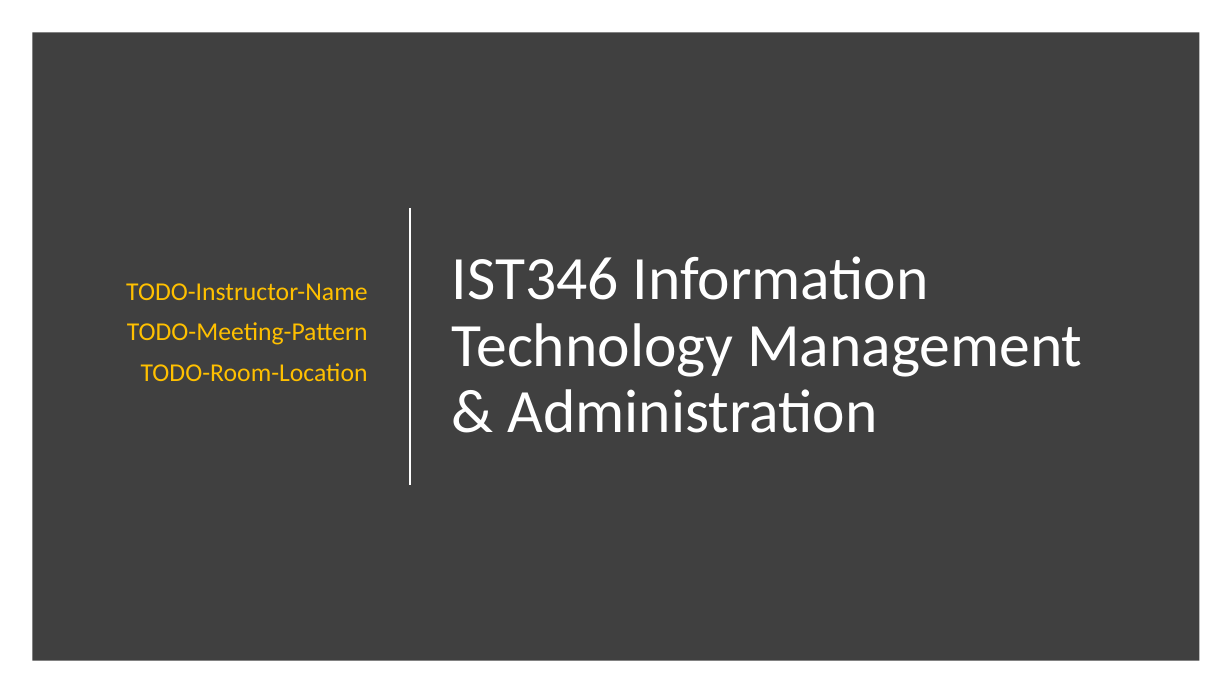
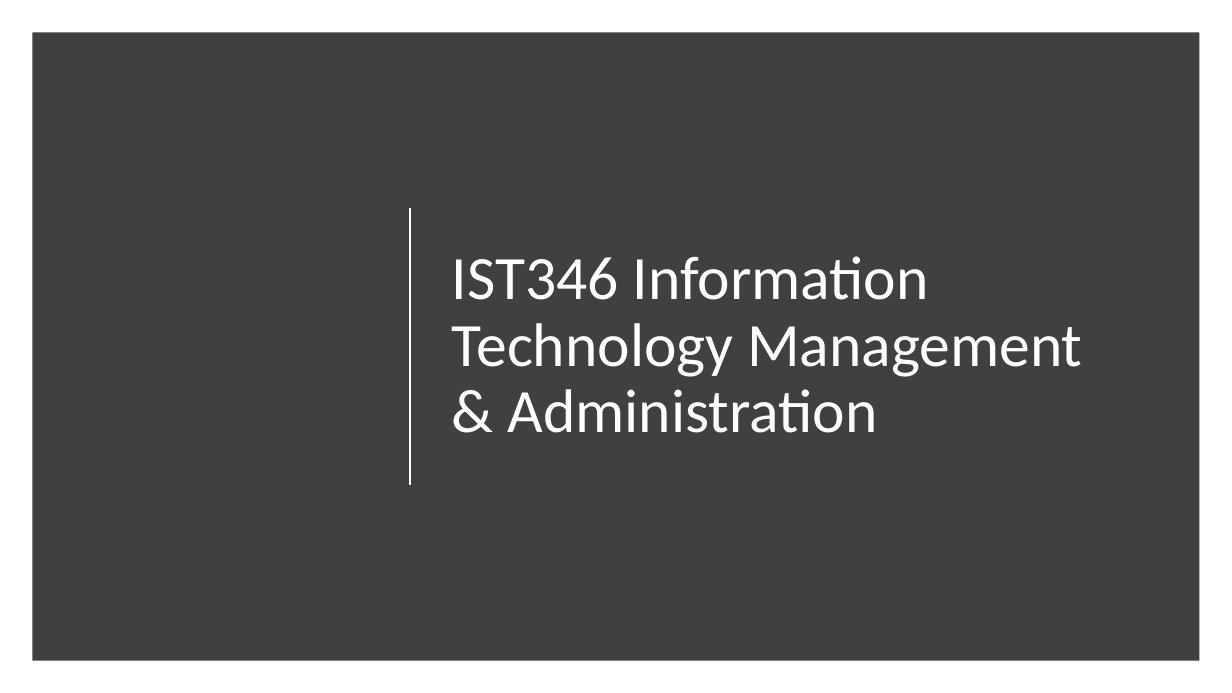
Before and after one commit to orstewar/ist346-content, a slide deck: slide 1 of content/01-introduction-to-course.pptx. Drawn at 1232x693 pixels with LibreOffice and Linux fonts; fonts in the diff are those of the drawing. Boxes give left, top, right and bottom in pixels: in the first picture for what was removed or moved away, otherwise in the second. Text is boxed around its words. In the diff, an @@ line names an element or a change of style, - is before the commit and + after.

```diff
--- a/content/01-introduction-to-course.pptx
+++ b/content/01-introduction-to-course.pptx
@@ subtitle removed at (126,283,368,381) @@
-TODO-Instructor-Name
-TODO-Meeting-Pattern
-TODO-Room-Location
```
Also in this commit, not shown: 6 other slides changed, 4 slides added, 6 slides removed, 2 other files.
